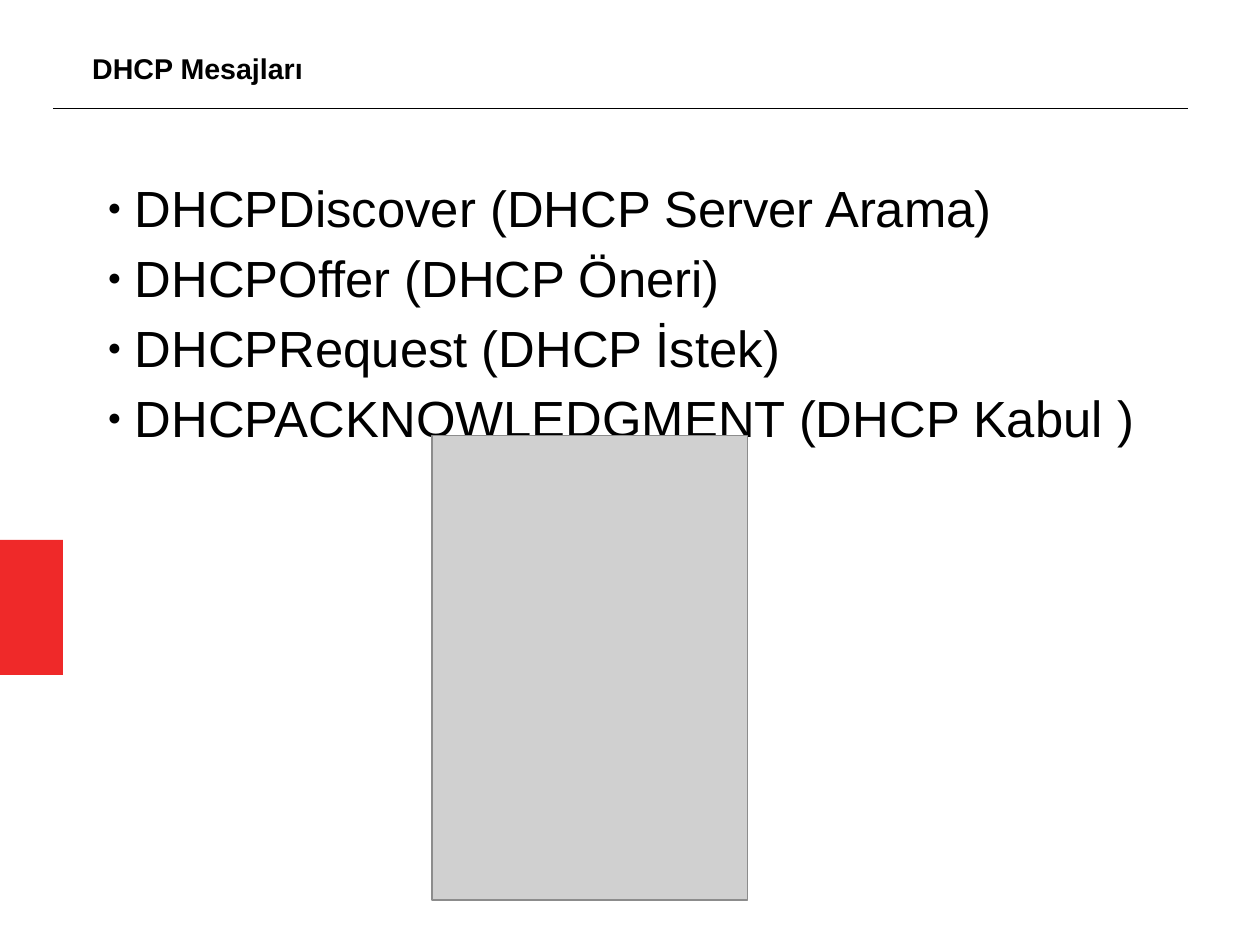
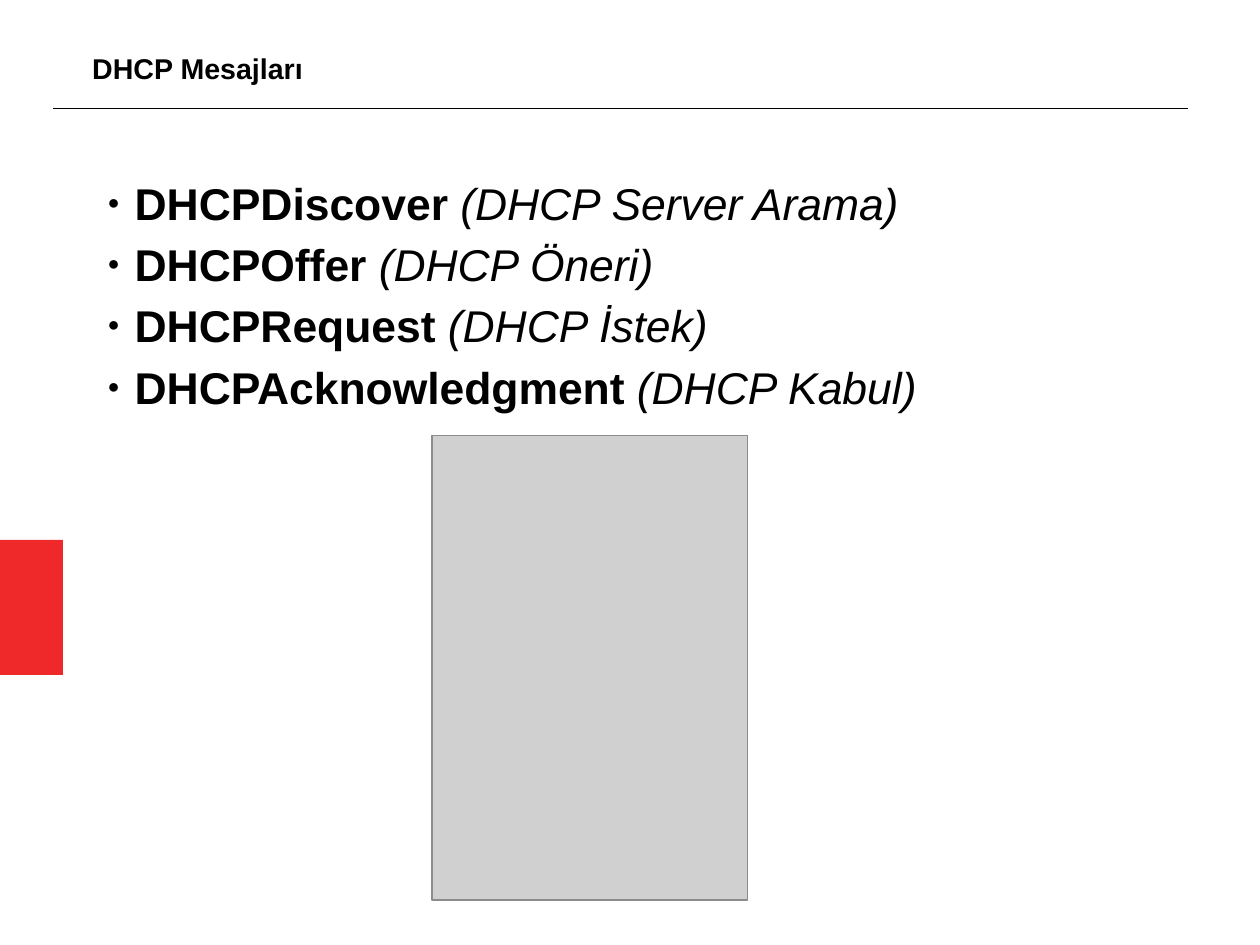
Before and after one commit to aciklab/oyyk18-sysadm, a slide deck: slide 3 of sunumlar/dhcp.odp. Drawn at 1260x945 pixels with LibreOffice and Linux fonts; fonts in the diff are those of the drawing; grey boxes stand for pictures. Boxes give left, top, right and bottom in pixels: in the first picture for what was removed or moved away, otherwise in the second. Text is boxed around its words. In the diff, an @@ line names an element or a change of style, - is before the commit and + after.

```diff
--- a/sunumlar/dhcp.odp
+++ b/sunumlar/dhcp.odp
@@ text at box(135, 187, 899, 351): size 32 to 28 pt in "DHCPDiscover (DHCP Server Arama)", "DHCPOffer (DHCP Öneri)", "DHCPRequest (DHCP İstek)"; bold on in "DHCPDiscover", "DHCPOffer", "DHCPRequest"; italic on in "(DHCP Server Arama)", "(DHCP Öneri)", "(DHCP İstek)" @@
@@ text at box(135, 371, 916, 413): text changed; size 32 to 28 pt; bold on @@
-● DHCPACKNOWLEDGMENT (DHCP Kabul )
+● DHCPAcknowledgment (DHCP Kabul)
```
Also in this commit, not shown: 6 other slides changed, 1 slide added, 1 slide removed.
